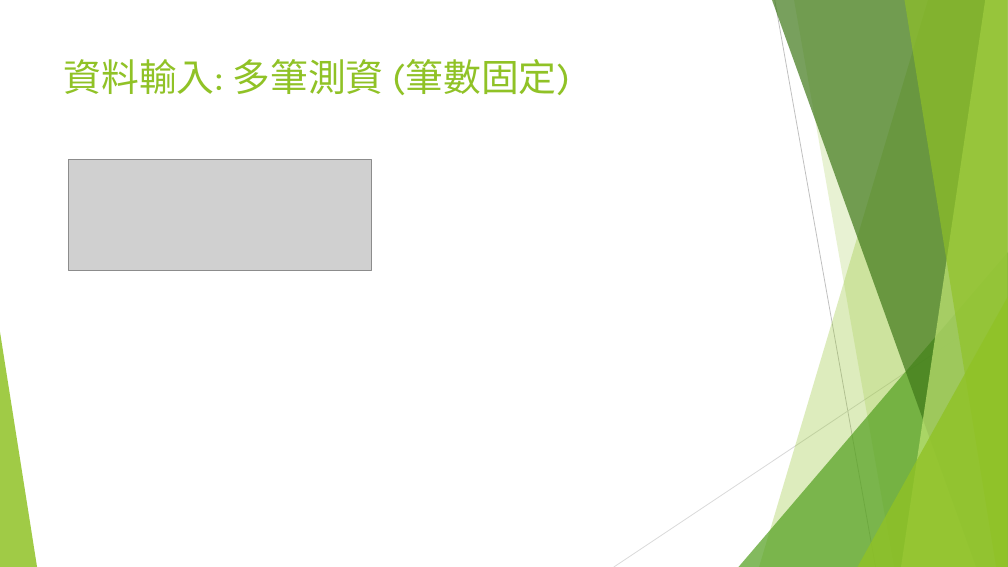
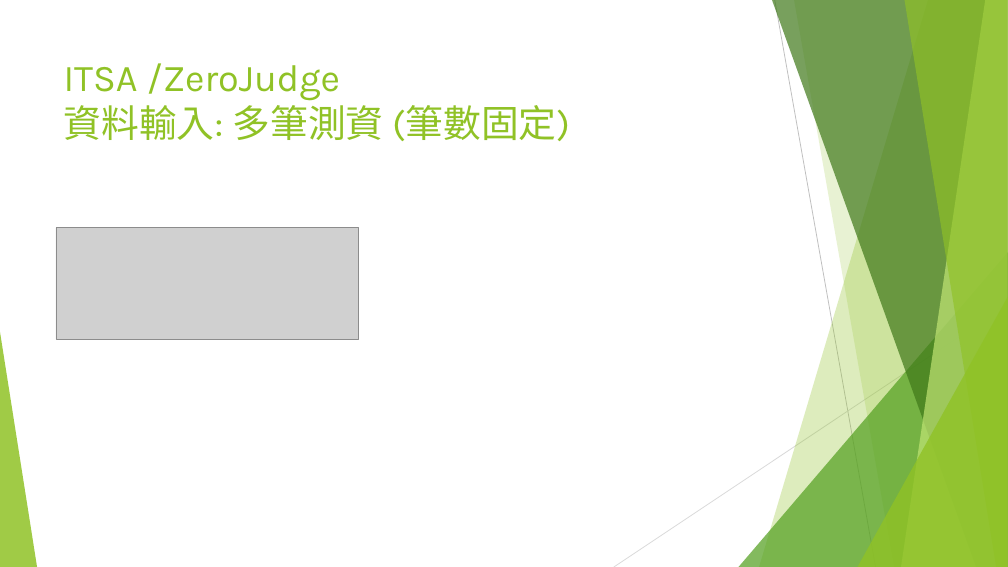
Before and after one commit to d823944/Python4Us, a slide deck: slide 3 of Slide_APCS/CH1 輸入輸出技巧.pptx. Drawn at 1008x567 pixels with LibreOffice and Linux fonts; fonts in the diff are those of the drawing; grey boxes stand for pictures. Boxes give left, top, right and bottom in pixels: in the first picture for what was removed or moved away, otherwise in the second. Text is boxed around its words. In the diff, an @@ line names an element or a change of style, - is before the commit and + after.

```diff
--- a/Slide_APCS/CH1 輸入輸出技巧.pptx
+++ b/Slide_APCS/CH1 輸入輸出技巧.pptx
@@ title at box(64, 63, 570, 141): text changed @@
-資料輸入: 多筆測資 (筆數固定)
+ITSA /ZeroJudge
+資料輸入: 多筆測資 (筆數固定)
@@ picture: place and size @@
-picture at box(69, 160, 371, 271)
+picture at box(56, 228, 358, 339)
```
Also in this commit, not shown: 4 other slides changed, 1 slide added, 2 other files.
